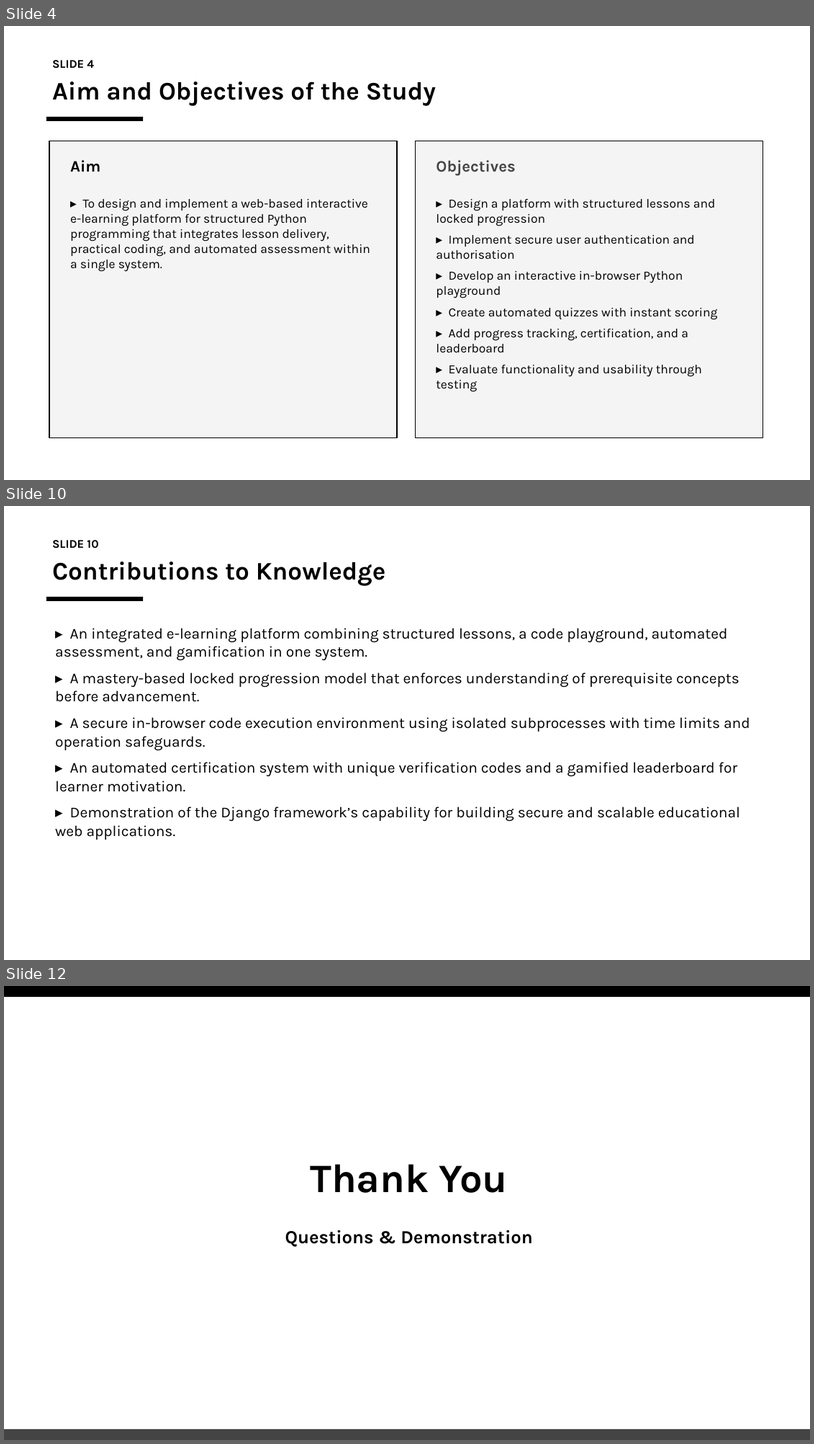
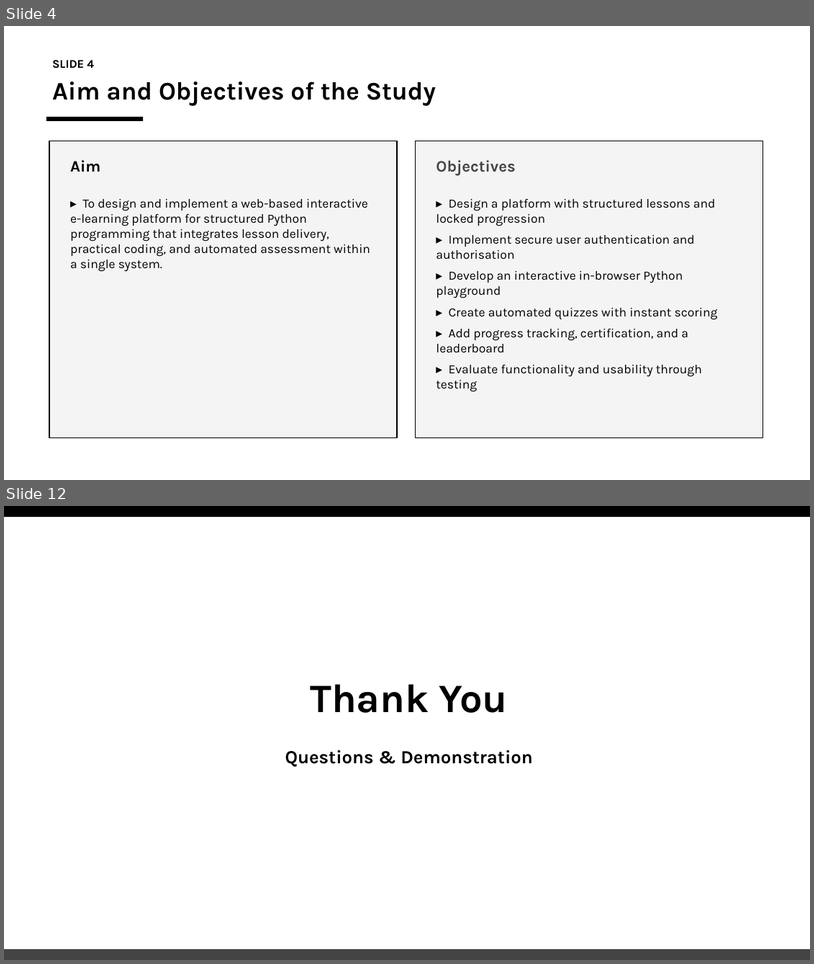
Before and after one commit to charlesfame33-web/IDS, a slide deck: mayor4code_Defence_Slides.pptx. Shown one above the other, each under a label of ours: slides 4, 10 and 12 before the commit, slides 4 and 12 after it; the slides between them are not shown. The pictures are 814x1444 and 814x964 pixels, drawn with LibreOffice and Linux fonts; fonts in the diff are those of the drawing. Boxes give left, top, right and bottom in pixels: in the first picture for what was removed or moved away, otherwise in the second. Text is boxed around its words. In the diff, an @@ line names an element or a change of style, - is before the commit and + after.

Commit message:
chore: complete mayor4code — fix mockup, all_done stats, expand report to 65pp with flowchart, contributions, enhanced slides

```diff
--- a/mayor4code_Defence_Slides.pptx
+++ b/mayor4code_Defence_Slides.pptx
@@ slide 10 removed at (x1=4, y1=506, x2=810, y2=960), background #FFFFFF @@
@@ text removed at (x1=52, y1=540, x2=98, y2=548) @@
-SLIDE 10
@@ text removed at (x1=52, y1=561, x2=386, y2=586) @@
-Contributions to Knowledge
@@ rectangle removed at (x1=46, y1=597, x2=143, y2=601) @@
@@ text removed at (x1=55, y1=628, x2=751, y2=839) @@
-▸ An integrated e-learning platform combining structured lessons, a code playground, automated assessment, and gamification in one system.
-▸ A mastery-based locked progression model that enforces understanding of prerequisite concepts before advancement.
-▸ A secure in-browser code execution environment using isolated subprocesses with time limits and operation safeguards.
-▸ An automated certification system with unique verification codes and a gamified leaderboard for learner motivation.
-▸ Demonstration of the Django framework’s capability for building secure and scalable educational web applications.
```
Also in this commit, not shown: 8 slides changed, 1 slide added, 7 other files.
